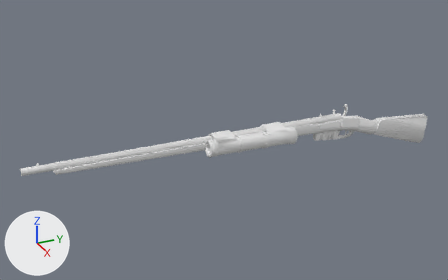
The Blender file Blender/Model/MainWeaponMusket.blend, before and after one commit.
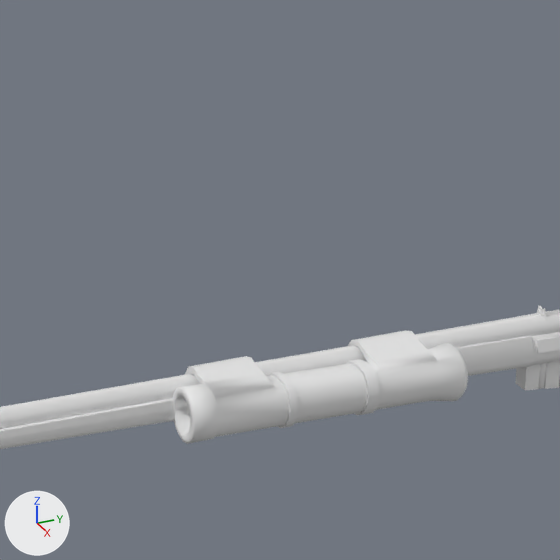
There are two pictures of each version: one whole from a camera (50 mm lens) standing at (2.277, -1.62, 1.157) and looking at (-0.05, -0.572, -0.007), one close up on the part from 34% to 73% of the width and 6% to 69% of the height. Arrows for +X, +Y and +Z are at lower left; the lights stay in place.

The older version as bpy lines, for what is in view:
```python
me_cylinder = bpy.data.meshes.new('Cylinder')
me_cylinder.from_pydata(...)  # 1491 vertices, 1544 faces; spans x -0.03..0.1, y -1.46..0.55, z -0.2..0.07
me_cylinder.polygons.foreach_set('use_smooth', [True] * 1544)
me_cylinder.materials.append(mat_material)  # white #e7e7e7
ob_musket = bpy.data.objects.new('Musket', me_cylinder)
ob_musket.location = (0.0, 0.0, 0.0)
_m = ob_musket.modifiers.new('EdgeSplit', 'EDGE_SPLIT')
_m.split_angle = 1.571
```
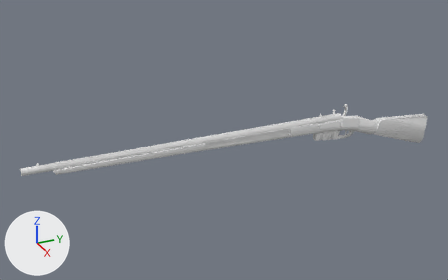
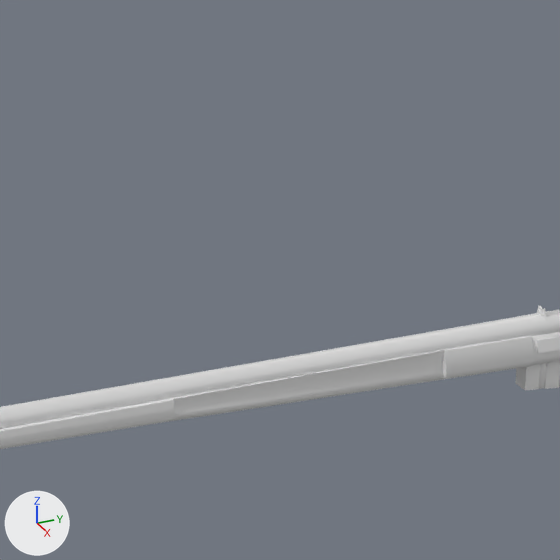
What differs and where, as boxes (x1, y1, x2, y2) in the close-ups (560 x 560 px):
part 1 of me_cylinder, cut back
    before: (170, 330, 468, 444)
    after: (173, 370, 467, 421)

What the commit changed:
me_cylinder is used by ob_musket; location (0.0, 0.0, 0.0).
me_cylinder had 1491 vertices, 1544 faces and spanned x -0.03..0.1, y -1.46..0.55, z -0.2..0.07.
me_cylinder now has 990 vertices, 1025 faces and spans x -0.03..0.03, y -1.46..0.55, z -0.2..0.07.
me_cylinder part 1: 2 vertices moved within x 0.03, y -0.7..-0.27, z -0.02..0.0; 501 vertices removed from x -0.03..0.1, y -0.7..-0.27, z -0.04..0.06.
